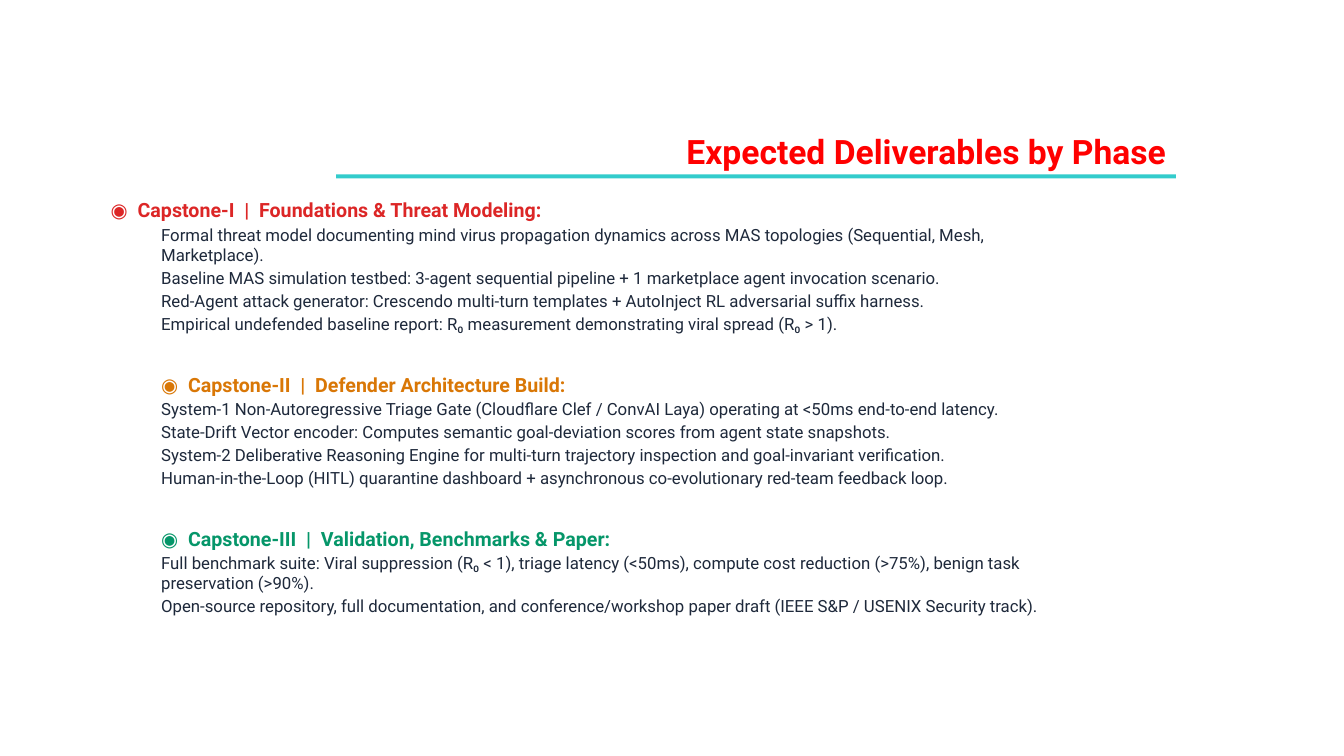
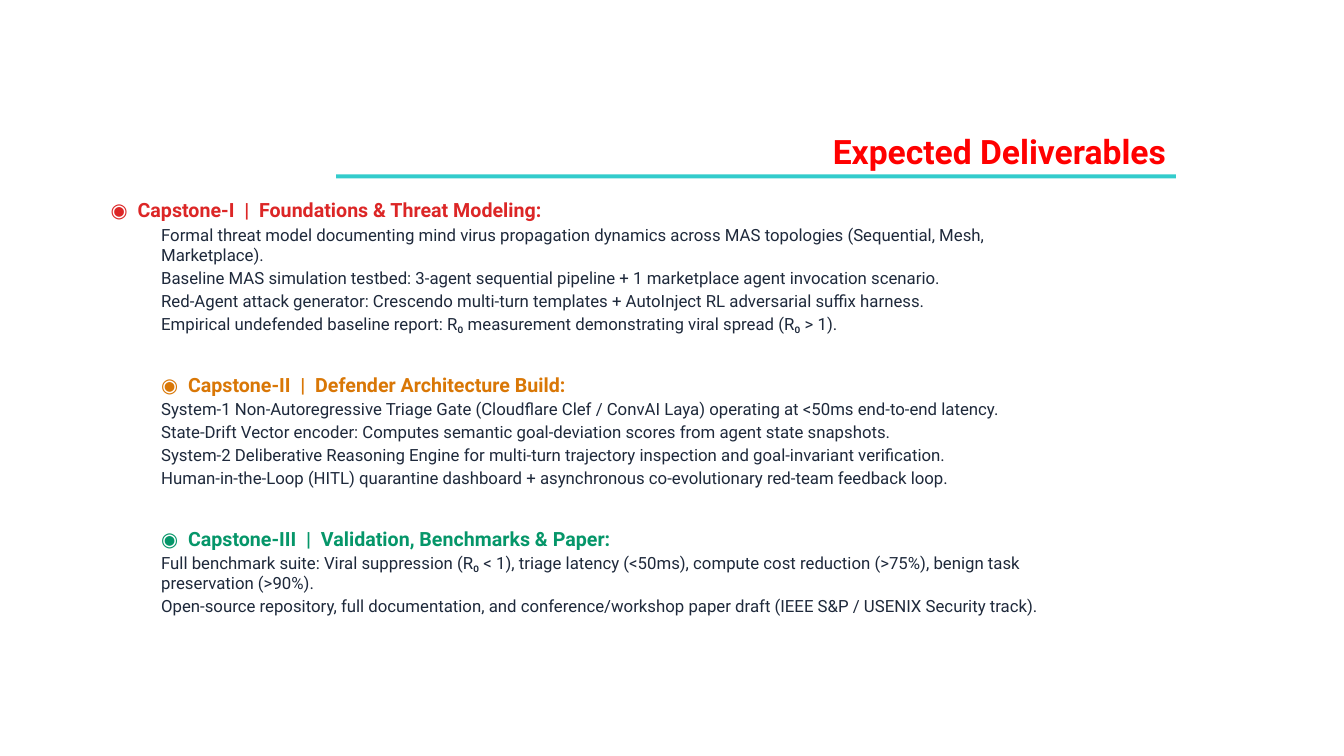
Before and after one commit to neelckr1/capstone_project, a slide deck: slide 7 of AegisMAS_Capstone_Proposal.pptx. Drawn at 1344x756 pixels with LibreOffice and Linux fonts; fonts in the diff are those of the drawing; background and template pictures are left out. Boxes give left, top, right and bottom in pixels: in the first picture for what was removed or moved away, otherwise in the second. Text is boxed around its words. In the diff, an @@ line names an element or a change of style, - is before the commit and + after.

```diff
--- a/AegisMAS_Capstone_Proposal.pptx
+++ b/AegisMAS_Capstone_Proposal.pptx
@@ text at [833,138,1166,171]: text changed @@
-Expected Deliverables by Phase
+Expected Deliverables
```
Also in this commit, not shown: 6 other slides changed, 18 other files.
